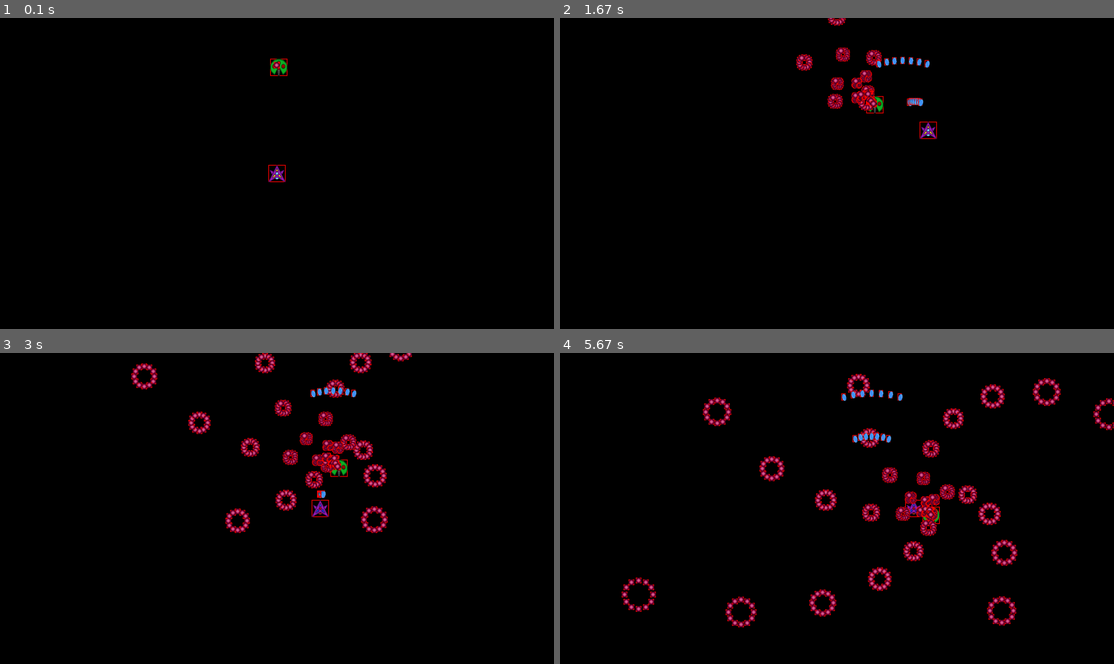
Above: before the commit, frames 1-4 (two rows, left to right).
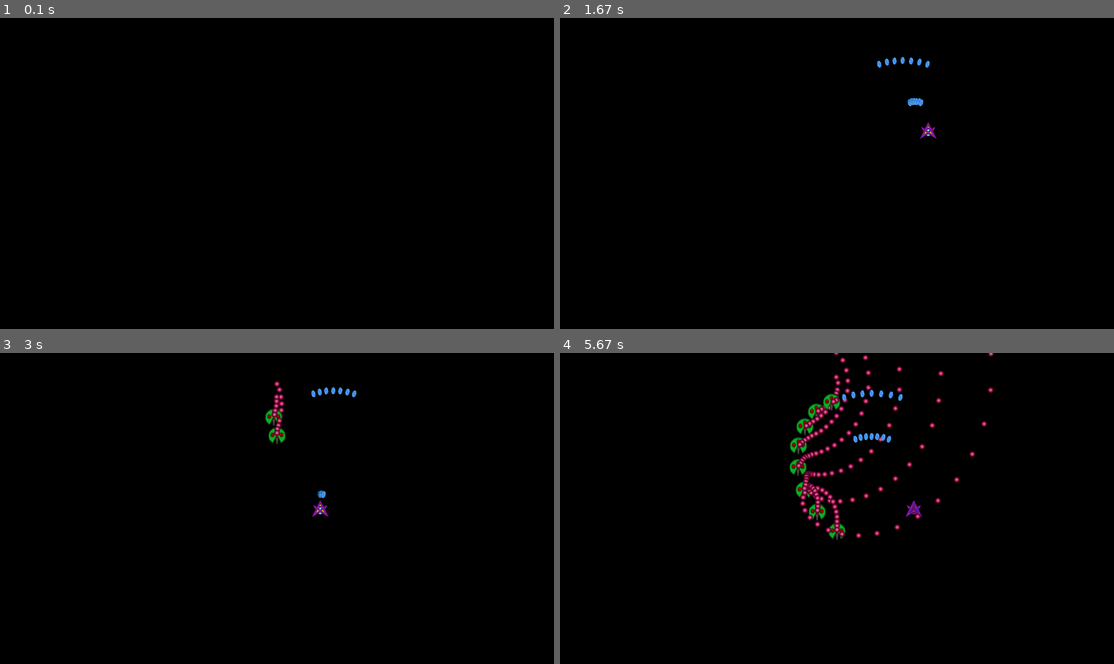
Above: after the commit, the same moments.

Repository: brendan-silva/Cosmic-bullet
Game: pygame game, started from test_level.py
The game is run twice, just before and just after one commit, with the same random seed, the same clock (stepped at 60 frames per second) and the same inputs.
Inputs:
- Up to frame 1 (0.1 s): no input
- Up to frame 2 (1.67 s): tap Z at 0.33, 1.23, 1.57 s; hold Right 0.67-1.13 s; hold Up 1.17-1.47 s; hold Right from 1.5 s (still down)
- Up to frame 3 (3 s): tap Z at 1.87, 2.07, 2.37, 2.63, 2.97 s; release Right at 1.97 s; hold Left 2-2.53 s; hold Down 2.57-2.87 s; hold Left from 2.9 s (still down)
- Up to frame 4 (5.67 s): tap Z at 3.27, 3.4, 3.8, 4.1, 4.47, 4.87, 5.17, 5.37 s; release Left at 3.3 s; hold Up 3.33-3.7 s; hold Right 3.73-4.37 s; hold Down 4.4-4.77 s; hold Left 4.8-5.27 s; hold Right from 5.3 s (still down)

The runs differ from the first frame. In frame 1, 0.3% of the frame differs, in the area x 48-52%, y 13-53%; in frame 2, 1.3%; in frame 3, 3.7%; in frame 4, 7.2%, in the area x 11-100%, y 0-89%.

Commit message:
checkifhit add

Diff:
--- a/engine.py
+++ b/engine.py
@@ -124,6 +124,7 @@
         self.hp = 3
         self.hitcooldown = 0
         self.dead = False
+        self.Bullethit=2
 
     def update(self, dt):
         global Playerlaseroff
@@ -196,15 +197,16 @@
         else:
             self.xhold = False
 
-    def hit(self, other: Self):
-        if isinstance(other, Bullet):
-            # GameObject.delete(other)
-            if self.hitcooldown <= 0:
+    def checkifhit(self,Bull):
+        if self.hitcooldown <= 0:
+            if math.pow(self.transform.pos.x-Bull.transform.pos.x,2)+math.pow(self.transform.pos.y-Bull.transform.pos.y,2) <= math.pow(self.Bullethit+Bull.Bullethit,2):
                 self.hp -= 1
                 self.hitcooldown = 1
                 self.sprite.image = pygame.image.load(
                     "Cosmic-bullet/Sprites/Player hit.png"
                 )
+                if self.hp<=0:
+                    self.dead=True
 
 
 class Player_bullet(GameObject):
@@ -224,9 +226,9 @@
         self.sprite.rect = self.sprite.image.get_rect()
         self.dmg = dmg
         if self.sprite.rect.width > self.sprite.rect.height:
-            self.Bullethit = self.sprite.rect.width * 1.1
-        else:
-            self.Bullethit = self.sprite.rect.height * 1.1
+            self.Bullethit = self.sprite.rect.width * 0.5
+        else:
+            self.Bullethit = self.sprite.rect.height * 0.5
         self.dead = False
 
     def update(self, dt):
@@ -256,9 +258,9 @@
         self.a = self.a.rotate(a[1])
         self.sprite.rect = self.sprite.image.get_rect()
         if self.sprite.rect.width < self.sprite.rect.height:
-            self.Bullethit = self.sprite.rect.width * 0.8
-        else:
-            self.Bullethit = self.sprite.rect.height * 0.8
+            self.Bullethit = self.sprite.rect.width * 0.5
+        else:
+            self.Bullethit = self.sprite.rect.height * 0.5
         self.dead = False
 
     def update(self, dt):
@@ -415,9 +417,9 @@
         self.shotdata = shotdata
         self.hp = hp
         if self.sprite.rect.width > self.sprite.rect.height:
-            self.Bullethit = self.sprite.rect.width * 1.0
-        else:
-            self.Bullethit = self.sprite.rect.height * 1.0
+            self.Bullethit = self.sprite.rect.width * 0.5
+        else:
+            self.Bullethit = self.sprite.rect.height * 0.5
         self.hitcooldown = 0
         self.dead = False
 
@@ -428,18 +430,18 @@
         self.v += self.a * dt
         for x in self.shotdata:
             x.update(dt, self.transform)
-    def checkifhit(self,Bull:GameObject):
-        distance=math.sqrt(abs(self.transform.pos.x-Bull.transform.pos.x)+abs(self.transform.pos.y-Bull.transform.pos.y))
-        if distance <= math.sqrt(self.Bullethit+Bull.Bullethit):
-            if isinstance(Bull,Player_laser):
+
+    def checkifhit(self,Object):
+        if math.pow(self.transform.pos.x-Object.transform.pos.x,2)+math.pow(self.transform.pos.y-Object.transform.pos.y,2) <= math.pow(self.Bullethit+Object.Bullethit,2):
+            if isinstance(Object,Player_laser):
                 if self.hitcooldown == 0.25:
-                    self.hp-= Bull.dmg*0.2
+                    self.hp-= Object.dmg*0.2
                 elif self.hitcooldown <=0 :
-                    self.hp-= Bull.dmg
+                    self.hp-= Object.dmg
                     self.hitcooldown = 0.25
             else:
-                self.hp -= Bull.dmg
-                Bull.dead=True
+                self.hp -= Object.dmg
+                Object.dead=True
             if self.hp<=0:
                 self.dead=True
 
@@ -493,19 +495,13 @@
     return Rect(pos.x - width / 2, pos.y - height / 2, width, height)
 
 
-def render(game_object: GameObject, screen: pygame.Surface, debug: bool = False):
+def render(game_object: GameObject, screen: pygame.Surface,):
     """Render a game object to any surface"""
     if not game_object.sprite is None:
         world_pos = game_object.transform
         screen_pos = world_pos_to_screen_pos(world_pos.pos)
-
         sprite = game_object.sprite
-
         rect = rect_from_hitbox_and_pos(screen_pos, sprite.rect)
-
-        if debug:
-            pygame.draw.rect(screen, (255, 0, 0), rect, width=2)
-
         screen.blit(
             pygame.transform.rotate(
                 game_object.sprite.image, -game_object.transform.rotation
@@ -517,51 +513,23 @@
 
     def __init__(self, *objects):
         self.objects = list(objects)
+        self.player = None
+        self.i=0
+        while self.i < len(self.objects):
+            if isinstance(self.objects[self.i], Player):
+                self.player = self.objects[self.i]
+            self.i += 1
+        del self.i
+
 
     def spawn(self, game_object):
         self.objects.append(game_object)
+
 
 def spawn(game_object: GameObject):
     """Spawn a game object in the active scene"""
     loaded_scene.spawn(game_object)
 
-
-def collison_decection(game_objects: GameObject):
-    for index, game_object in enumerate(game_objects):
-        # Need to figure out a way to check if the bullet has collided with anything without terrible performance
-        if game_object.sprite.rect is not None and not isinstance(game_object, Bullet):
-            # get all objects except current
-            objects = game_objects[:index] + game_objects[index + 1:]
-
-            # gets all the rects calculated from there position and hitbox
-            rects = list(
-                map(
-                    lambda obj: rect_from_hitbox_and_pos(
-                        obj.transform.pos, obj.sprite.rect
-                    ),
-                    objects,
-                )
-            )
-
-            # Check collisions
-            collided = rect_from_hitbox_and_pos(
-                game_object.transform.pos, game_object.sprite.rect
-            ).collidelistall(rects)
-
-            # Get original index before removing current element
-            collided = map(
-                lambda index_collided: (
-                    index_collided + 1 if index_collided >= index else index_collided
-                ),
-                collided,
-            )
-
-            # get objects form the collisions
-            collided_objects = [game_objects[i] for i in collided]
-
-            # Call collsion callback
-            for other_object in collided_objects:
-                game_object.hit(other_object)
 
 
 def main(loading: str, lib: dict):
@@ -593,18 +561,17 @@
                 lambda game_obj: game_object.sprite is not None, loaded_scene.objects
             )
         )
-
         for game_object in game_objects_with_sprites:
-            render(game_object, screen, True)
-
-        collison_decection(game_objects_with_sprites)
-
-        if isinstance(game_object, enemy):
-            for game_object2 in loaded_scene.objects:
-                if isinstance(game_object2, Player_bullet):
-                    game_object.checkifhit(game_object2)
-
+            render(game_object, screen)
         i = 0
+        for b in loaded_scene.objects:
+            if isinstance(b, Bullet):
+                loaded_scene.player.checkifhit(b)
+        for e in loaded_scene.objects:
+            if isinstance(e,enemy):
+                for pb in loaded_scene.objects:
+                    if isinstance(pb, Player_bullet):
+                        e.checkifhit(pb)
         while i < len(loaded_scene.objects):
             if loaded_scene.objects[i].dead or (
                 Playerlaseroff and isinstance(loaded_scene.objects[i], Player_laser)
@@ -612,14 +579,6 @@
                 del loaded_scene.objects[i]
             else:
                 i += 1
-        # test
-        end = 0
-        for game_object in loaded_scene.objects:
-            if isinstance(game_object, enemy):
-                end += 1
-        if end == 0:
-            scene_change = "stage_2"
-        # test
         if not (scene_change == None):
             loaded_scene = scene_lib[scene_change]
             scene_change = None
--- a/test_level.py
+++ b/test_level.py
@@ -72,4 +72,4 @@
 # import os
 # os.chdir('C:/Users/kirin/Documents/GitHub')
 
-main('stage_1',lib={'stage_1':stage_1(),'stage_2':stage_2()})
+main('stage_2',lib={'stage_1':stage_1(),'stage_2':stage_2()})
